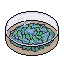
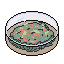
Two versions of the same layered image (64×64). Layer-by-layer changes:
hid "bluedot" over bbox(12, 26, 51, 47)
hid "oxygen" over bbox(9, 23, 55, 52)
renamed "electric" to "fuel", showed it, painted on it over bbox(8, 22, 56, 52)
